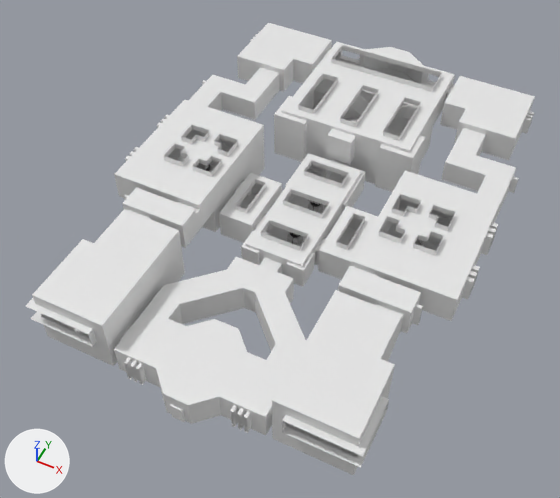
Two versions of the Blender file Maps/BotSim/Temple/Temple.blend, one commit apart.
Before and after are seen from a 50 mm lens placed at (36.9, -83.5, 96.2), pointed at (-1.4, -6.8, 0.3). Every picture has the same lights, and +X, +Y and +Z are marked at lower left. Objects named as collision shapes, trigger or cutter boxes, shadow casters or lower levels of detail are left out.
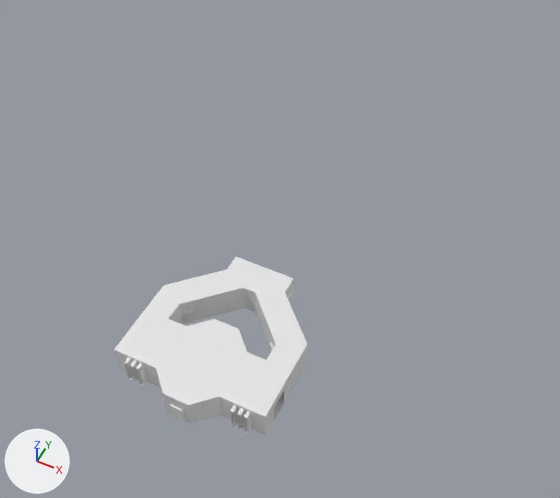
Location of each change, [x1, y1, x2, y2] in pixels of the pictures (560 x 498 px; the box of a moved part takes in the faces that stretch with it):
'Level-col.015', hidden: before [26, 210, 402, 475]
'Level-col.008', hidden: before [114, 100, 501, 321]
'Level-col.001', hidden: before [274, 42, 455, 192]
'Level-col.010', hidden: before [237, 23, 535, 160]
'CenterRoom-col', hidden: before [241, 153, 365, 287]
'Level-col.011', hidden: before [188, 67, 519, 220]
'Level-col.004', hidden: before [219, 173, 378, 279]
'Level-col.012', hidden: before [122, 188, 423, 334]
'Level-col.005', hidden: before [260, 258, 282, 274]
'Level-col.002', hidden: before [327, 159, 349, 184]
'SmallPillar1', hidden: before [287, 231, 303, 246]
'SmallPillar2', hidden: before [308, 199, 323, 213]
'Level-col.006', hidden: before [315, 238, 326, 265]
'LargePillar3-col', hidden: before [196, 160, 214, 172]
'Level-col.026', hidden: before [177, 202, 201, 231]
'Level-col.014', hidden: before [376, 304, 404, 335]
'LargeShelves', hidden: before [288, 165, 322, 199]
'Level-col.019', hidden: before [235, 181, 249, 207]
'Level-col.018', hidden: before [255, 216, 269, 234]
'Level-col.009', hidden: before [445, 84, 454, 101]
'LargeDoorway1-col', hidden: before [324, 169, 345, 182]
'LargePillar4-col', hidden: before [415, 239, 424, 246]
'Level-col.028', hidden: before [128, 210, 150, 219]
'Level-col.013', hidden: before [351, 266, 377, 276]
'Level-col.031', hidden: before [120, 325, 133, 341]
part 1 of me_cube_025, built on: before [208, 92, 486, 191]
part 2 of me_cube_009, moved or reshaped (not visible afterwards): before [270, 168, 346, 238]

The change in detail:
me_cube_025 is used by ob_level_col_011; location (0.0, 0.0, 0.0).
me_cube_025 had 24 vertices, 19 faces and spanned x 18.0..30.0, y 10.0..26.0, z 5.0..9.0.
me_cube_025 now has 48 vertices, 35 faces and spans x 18.0..30.0, y 10.0..26.0, z 5.0..9.0.
Part 1, on me_cube_025:
4 faces are deleted.
14 vertices are added at x 22.0..25.0, y 14.0..22.0, z 6.8..7.2.
10 new vertices lie (0.0, 0.0, 0.4) away from vertices in x 22.0..25.0, y 14.0..22.0, z 6.8.
20 new faces join them.
me_cube_009 is used by ob_centerroom_col; location (0.0, 0.0, 0.0).
me_cube_009 had 68 vertices, 53 faces and spanned x 0.0..5.5, y -12.5..12.5, z 0.0..6.0.
me_cube_009 now has 66 vertices, 53 faces and spans x 0.0..5.5, y -12.5..12.5, z 0.0..6.0.
Part 2, on me_cube_009:
2 vertices are removed from x 1.5..5.0, y -4.0..12.0, z 0.0.
5 faces are deleted.
5 new faces join them.
Object 'Level-col.002' (ob_level_col_002) is now hidden.
Object 'Level-col.004' (ob_level_col_004) is now hidden.
Object 'Level-col.005' (ob_level_col_005) is now hidden.
Object 'Level-col.006' (ob_level_col_006) is now hidden.
Object 'Level-col.008' (ob_level_col_008) is now hidden.
Object 'Level-col.009' (ob_level_col_009) is now hidden.
Object 'Level-col.010' (ob_level_col_010) is now hidden.
Object 'Level-col.011' (ob_level_col_011) is now hidden.
Object 'Level-col.012' (ob_level_col_012) is now hidden.
Object 'Level-col.013' (ob_level_col_013) is now hidden.
Object 'Level-col.014' (ob_level_col_014) is now hidden.
Object 'Level-col.015' (ob_level_col_015) is now hidden.
Object 'Level-col.018' (ob_level_col_018) is now hidden.
Object 'Level-col.019' (ob_level_col_019) is now hidden.
Object 'Level-col.021' (ob_level_col_021) is now hidden.
Object 'Level-col.026' (ob_level_col_026) is now hidden.
Object 'Level-col.028' (ob_level_col_028) is now hidden.
Object 'Level-col.031' (ob_level_col_031) is now hidden.
Object 'LargePillar3-col' (ob_largepillar3_col) is now hidden.
Object 'LargePillar4-col' (ob_largepillar4_col) is now hidden.
Object 'LargeDoorway1-col' (ob_largedoorway1_col) is now hidden.
Object 'LargeDoorway4-col' (ob_largedoorway4_col) is now hidden.
Object 'LargeDoorway5-col' (ob_largedoorway5_col) is now hidden.
Object 'LargeDoorway6-col' (ob_largedoorway6_col) is now hidden.
Object 'CenterRoom-col' (ob_centerroom_col) is now hidden.
Object 'SmallPillar1' (ob_smallpillar1) is now hidden.
Object 'SmallPillar2' (ob_smallpillar2) is now hidden.
Object 'LargeShelves' (ob_largeshelves) is now hidden.
Object 'Level-col.001' (ob_level_col_001) is now hidden.
